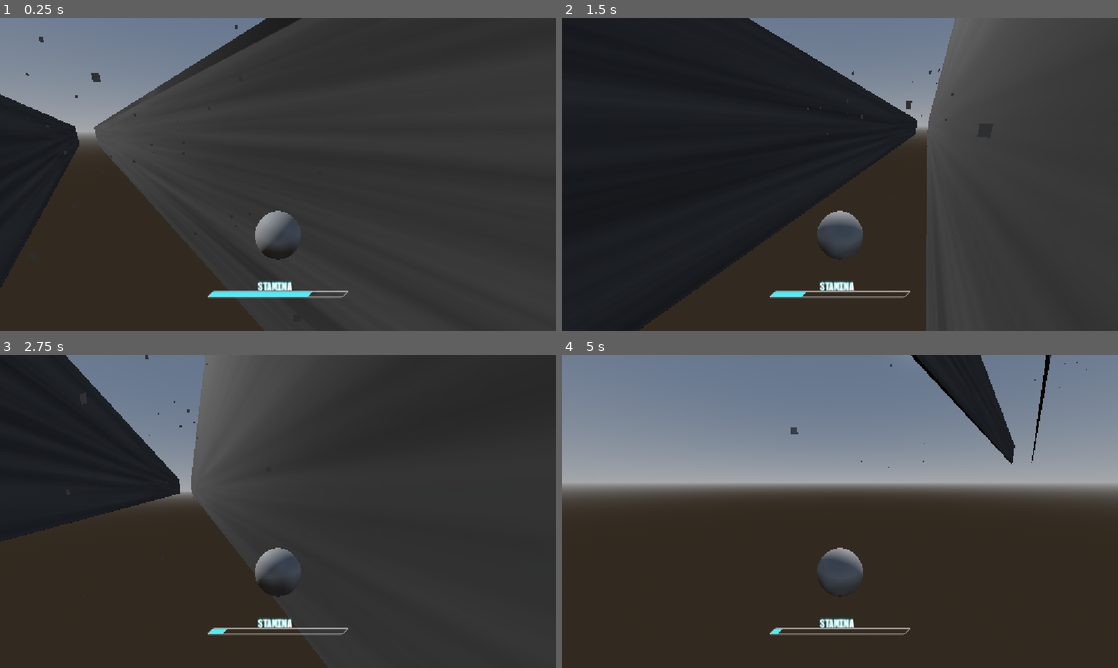
Above: before the commit, frames 1-4 (two rows, left to right).
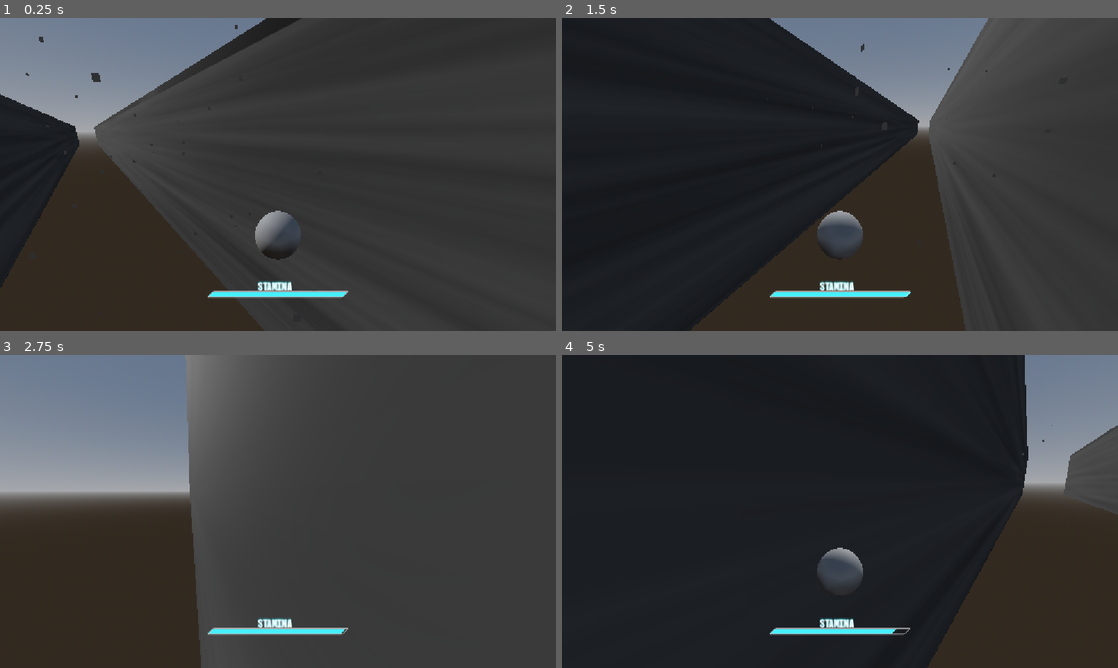
Above: after the commit, the same moments.

Repository: PortalGolem/havenIE2026GameJam
Game: Godot game, scene res://Scenes/Main.tscn
Same seed, same stepped clock (60 frames per second), same inputs: the game is played once before the commit and once after it.
Inputs (mouse positions are in pixels of both pictures, inside the frame that each line leads up to):
- Up to frame 1 (0.25 s): no input
- Up to frame 2 (1.5 s): move the mouse to (867, 174) at 0.52 s; press the mouse at (867, 174) at 0.53 s; hold W (Forward) from 0.53 s (still down); tap Space (Jump) at 0.77 s; move the mouse to (812, 174) at 1.27 s; release the mouse at (812, 174) at 1.28 s; tap Shift (Dash) at 1.35 s
- Up to frame 3 (2.75 s): keep holding W (Forward); tap Space (Jump) at 1.52 s; move the mouse to (289, 505) at 2.02 s; press the mouse at (289, 505) at 2.03 s
- Up to frame 4 (5 s): keep holding W (Forward); move the mouse to (834, 517) at 2.77 s; release the mouse at (834, 517) at 2.78 s; tap Shift (Dash) at 2.85, 4.35 s; tap Space (Jump) at 3.02, 3.77, 4.52 s; move the mouse to (878, 514) at 3.52 s; press the mouse at (878, 514) at 3.53 s; move the mouse to (795, 508) at 4.27 s; release the mouse at (795, 508) at 4.28 s

The runs differ from the first frame. In frame 1, 0.1% of the frame differs, in the area x 55-63%, y 87-90%; in frame 2, 6.1%; in frame 3, 20%; in frame 4, 45%, in the area x 0-100%, y 0-100%.

Commit message:
hotix

Diff:
--- a/Player/PlayerController.gd
+++ b/Player/PlayerController.gd
@@ -242,6 +242,7 @@
 	if dashed && stanima > stanima_dash_cost:
 			stanima -= stanima_dash_cost
 			dashed = false
+			currentMovement = MOVEMENT_MODE.DASH
 func check_wall():
 	if wallCollision:
 			currentMovement = MOVEMENT_MODE.WALL
--- a/Scenes/Main.tscn
+++ b/Scenes/Main.tscn
@@ -97,4 +97,4 @@
 maxYRotation = 45.0
 jumpVector = Vector3(10, 5, 25)
 dashVector = Vector3(1, 1, 1)
-stanima = 10
+stanima = 100
